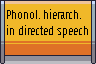
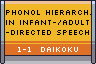
Layer changes from the first 96x64 image to the second:
added layer "1-1 Daikoku" above "Phonol hierarch. ..." over [18, 47, 78, 52]
renamed "Phonol. hierarch. ..." to "Phonol hierarch. ...", painted on it over [6, 9, 91, 38]
